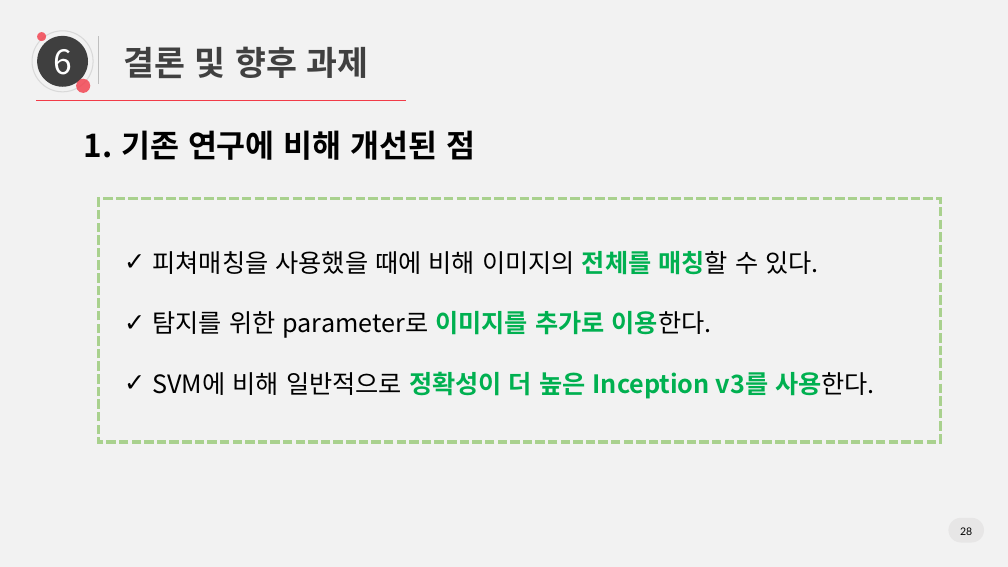
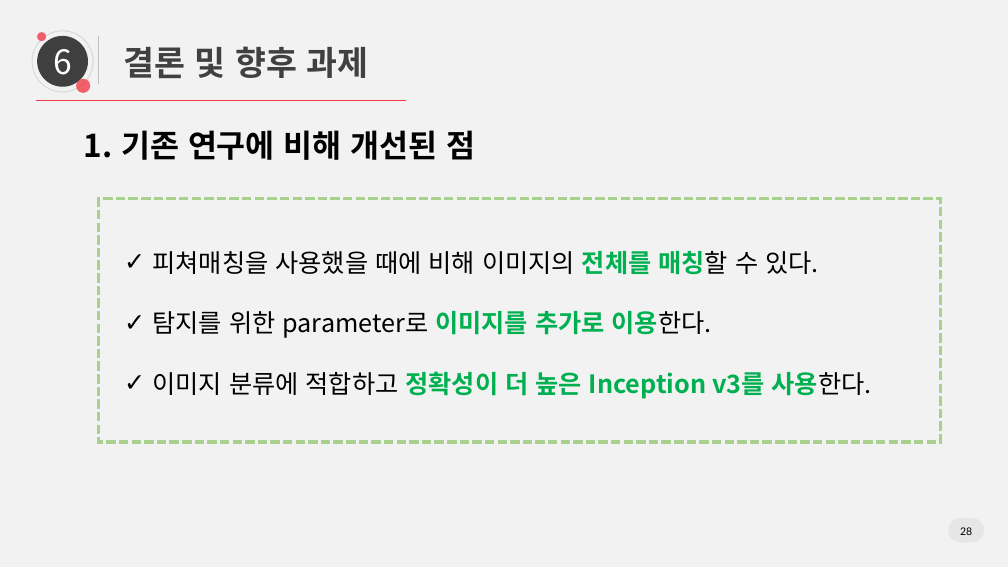
Before and after one commit to yjinsol/grad_project, a slide deck: slide 28 of Docs/20190625_졸업논문 최종발표/0625 논문 최종발표_final.pptx. Drawn at 1008x567 pixels with LibreOffice and Linux fonts; fonts in the diff are those of the drawing. Boxes give left, top, right and bottom in pixels: in the first picture for what was removed or moved away, otherwise in the second. Text is boxed around its words. In the diff, an @@ line names an element or a change of style, - is before the commit and + after.

```diff
--- a/Docs/20190625_졸업논문 최종발표/0625 논문 최종발표_final.pptx
+++ b/Docs/20190625_졸업논문 최종발표/0625 논문 최종발표_final.pptx
@@ text at box(152, 371, 872, 399): text changed @@
-✓ SVM에 비해 일반적으로 정확성이 더 높은 Inception v3를 사용한다.
+✓ 이미지 분류에 적합하고 정확성이 더 높은 Inception v3를 사용한다.
```
Also in this commit, not shown: 1 other slide changed.
